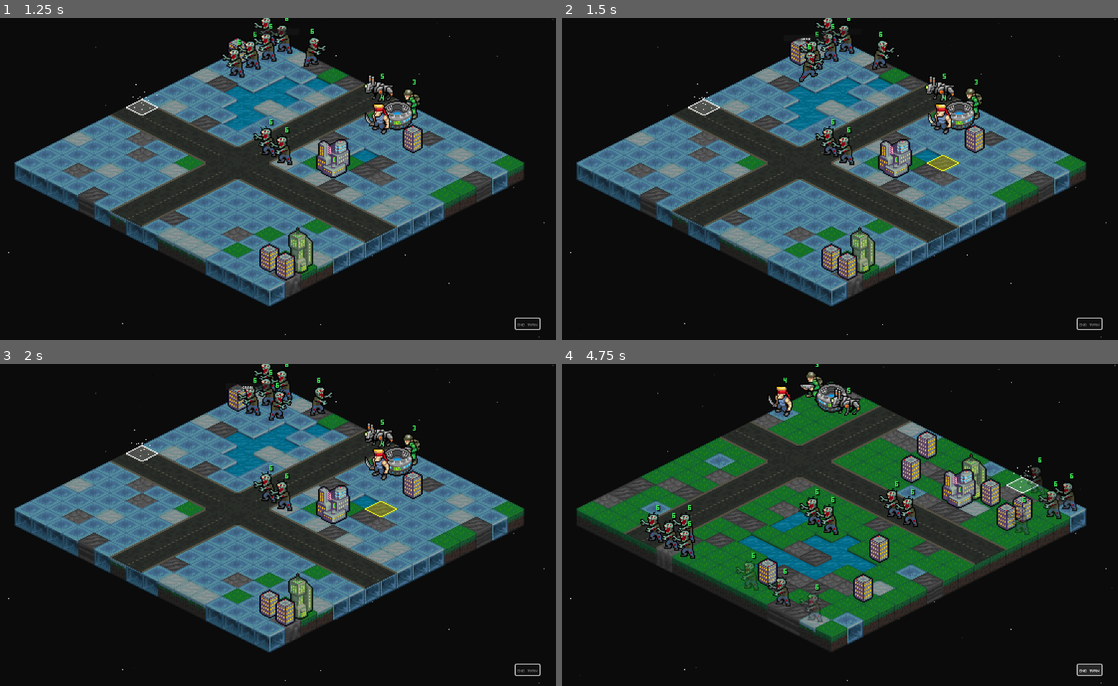
Above: before the commit, frames 1-4 (two rows, left to right).
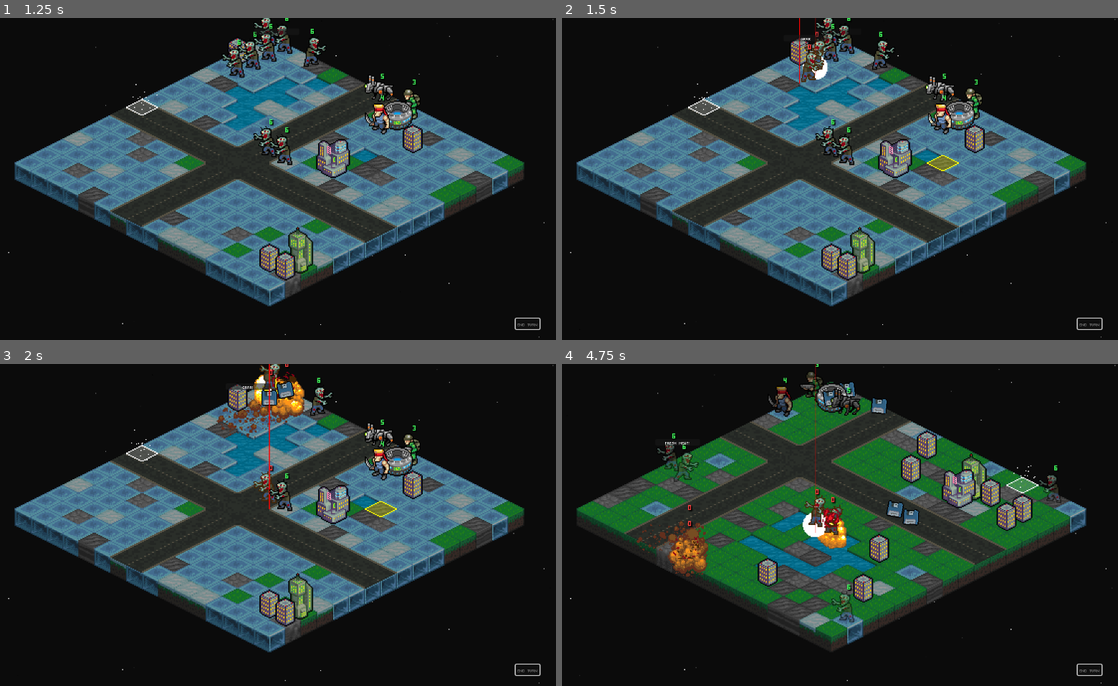
Above: after the commit, the same moments.

Repository: Tekknobot/MEKIII
Game: Godot game, scene res://scenes/Game.tscn
Two runs of this game, one before a commit and one after it. Both use one fixed random seed, a clock stepped at 60 frames per second and the inputs below.
Inputs (mouse positions are in pixels of both pictures, inside the frame that each line leads up to):
- Up to frame 1 (1.25 s): click "End Turn" at 0.5 s
- Up to frame 2 (1.5 s): tap Enter at 1.25 s; move the mouse to (956, 162) at 1.27 s; tap 1 at 1.35 s; click (956, 162) at 1.42 s
- Up to frame 3 (2 s): tap Space (ui_select) at 1.52 s
- Up to frame 4 (4.75 s): drag from (717, 541) to (801, 589) at 2.02 s; click (1090, 669) at 2.75 s, where only the run after the commit has a clickable "End Turn"; move the mouse to (890, 454) at 3.52 s; tap R at 3.6 s; click (890, 454) at 3.67 s; tap 1 at 3.8 s; click "End Turn" at 4.25 s

Frame 1 is identical in both runs. In frame 2, 0.5% of the frame differs, in the area x 42-48%, y 0-21%; in frame 3, 1.8%; in frame 4, 5.3%, in the area x 13-97%, y 0-96%.
Error after the commit: Invalid type in function '_play_idle_anim' in base 'Node2D (MapController)'. The Object-derived class of argument 1 (previously freed) is not a subclass of the…

Commit message:
Press 1 to test sat sweep.

Diff:
--- a/scripts/game.gd
+++ b/scripts/game.gd
@@ -125,6 +125,9 @@
 		if event.keycode == KEY_R:
 			map_controller.max_zombies = _start_max_zombies
 			regenerate_map()
+
+		if event.keycode == KEY_1:
+			map_controller.satellite_sweep()
 
 func regenerate_map() -> void:
 	rng.randomize()
--- a/scripts/map_controller.gd
+++ b/scripts/map_controller.gd
@@ -3769,7 +3769,7 @@
 		z.take_damage(999)
 
 		# small delay so it reads
-		await get_tree().create_timer(0.05).timeout
+		await get_tree().create_timer(0.1).timeout
 
 func _wire_unit_signals(u: Unit) -> void:
 	if u == null or not is_instance_valid(u):
